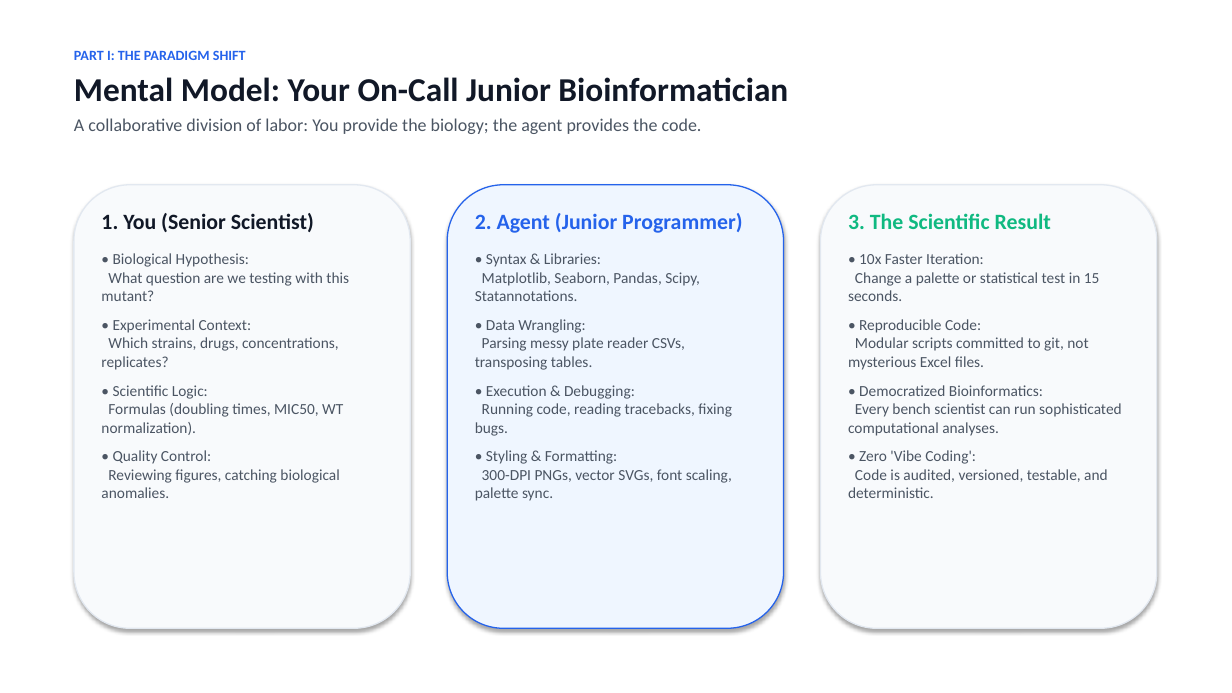
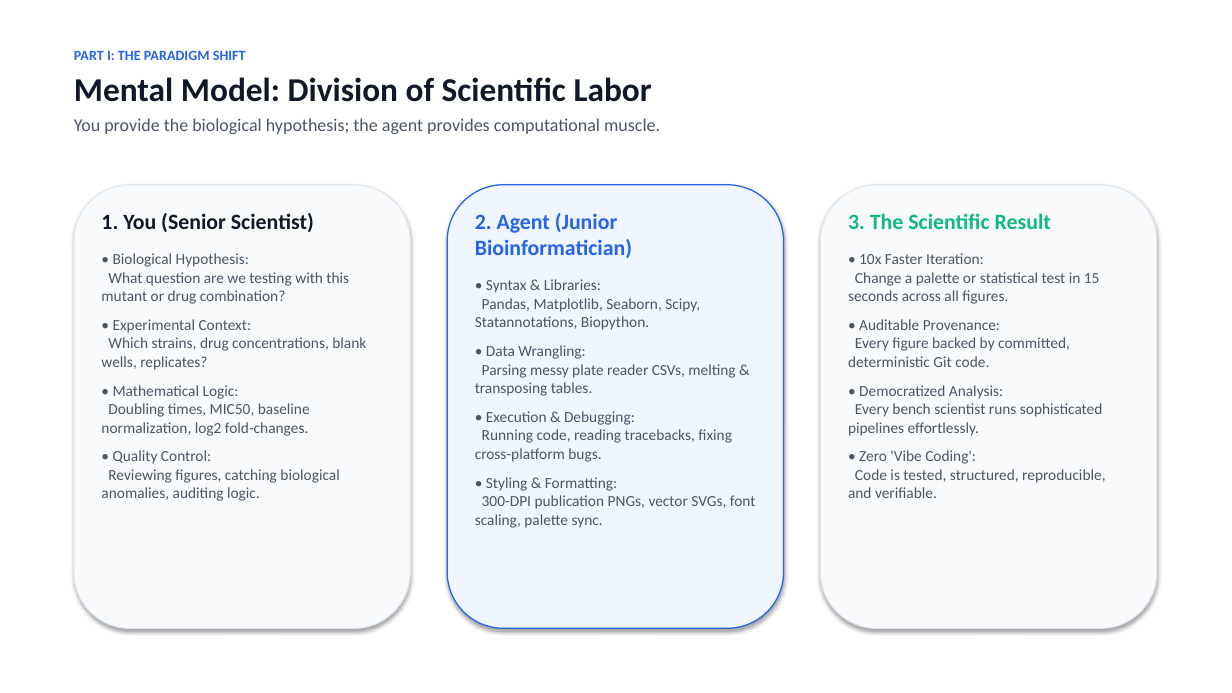
Before and after one commit to berman-lab/antigravity-intoduction-presentation, a slide deck: slide 4 of antigravity_lab_presentation.pptx. Drawn at 1232x693 pixels with LibreOffice and Linux fonts; fonts in the diff are those of the drawing. Boxes give left, top, right and bottom in pixels: in the first picture for what was removed or moved away, otherwise in the second. Text is boxed around its words. In the diff, an @@ line names an element or a change of style, - is before the commit and + after.

```diff
--- a/antigravity_lab_presentation.pptx
+++ b/antigravity_lab_presentation.pptx
@@ text at box(74, 77, 660, 134): text changed @@
-Mental Model: Your On-Call Junior Bioinformatician
-A collaborative division of labor: You provide the biology; the agent provides the code.
+Mental Model: Division of Scientific Labor
+You provide the biological hypothesis; the agent provides computational muscle.
@@ text at box(475, 213, 756, 528): text changed @@
-2. Agent (Junior Programmer)
-• Syntax & Libraries:
-Matplotlib, Seaborn, Pandas, Scipy, Statannotations.
-• Data Wrangling:
-Parsing messy plate reader CSVs, transposing tables.
-• Execution & Debugging:
-Running code, reading tracebacks, fixing bugs.
-• Styling & Formatting:
-300-DPI PNGs, vector SVGs, font scaling, palette sync.
+2. Agent (Junior Bioinformatician)
+• Syntax & Libraries:
+Pandas, Matplotlib, Seaborn, Scipy, Statannotations, Biopython.
+• Data Wrangling:
+Parsing messy plate reader CSVs, melting & transposing tables.
+• Execution & Debugging:
+Running code, reading tracebacks, fixing cross-platform bugs.
+• Styling & Formatting:
+300-DPI publication PNGs, vector SVGs, font scaling, palette sync.
@@ text at box(101, 253, 366, 501): text changed @@
-• Biological Hypothesis:
-What question are we testing with this mutant?
-• Experimental Context:
-Which strains, drugs, concentrations, replicates?
-• Scientific Logic:
-Formulas (doubling times, MIC50, WT normalization).
-• Quality Control:
-Reviewing figures, catching biological anomalies.
+• Biological Hypothesis:
+What question are we testing with this mutant or drug combination?
+• Experimental Context:
+Which strains, drug concentrations, blank wells, replicates?
+• Mathematical Logic:
+Doubling times, MIC50, baseline normalization, log2 fold-changes.
+• Quality Control:
+Reviewing figures, catching biological anomalies, auditing logic.
@@ text at box(848, 253, 1105, 498): text changed @@
-• 10x Faster Iteration:
-Change a palette or statistical test in 15 seconds.
-• Reproducible Code:
-Modular scripts committed to git, not mysterious Excel files.
-• Democratized Bioinformatics:
-Every bench scientist can run sophisticated computational analyses.
-• Zero 'Vibe Coding':
-Code is audited, versioned, testable, and deterministic.
+• 10x Faster Iteration:
+Change a palette or statistical test in 15 seconds across all figures.
+• Auditable Provenance:
+Every figure backed by committed, deterministic Git code.
+• Democratized Analysis:
+Every bench scientist runs sophisticated pipelines effortlessly.
+• Zero 'Vibe Coding':
+Code is tested, structured, reproducible, and verifiable.
```
Also in this commit, not shown: 9 other slides changed, 7 slides added, 6 slides removed, 4 other files.
